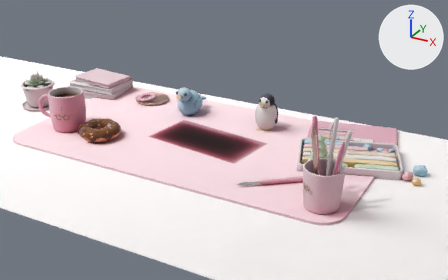
An edit to the glTF model public/labs/small-world/desk.glb, drawn before and after from the same camera.
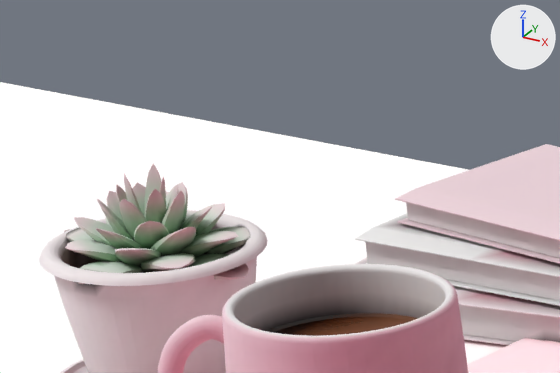
Old and new are each drawn whole from a 50 mm lens placed at (5.55, -19.78, 6.0), pointed at (0.34, -10.31, 1.27) and again close up on the part from 3% to 22% of the width and 17% to 37% of the height. Arrows for +X, +Y and +Z are at upper right; the lights stay in place. The first two pictures are the older version. Where no turn or scale is listed for an object, it has been applied to the vertices.

Script lines for the objects in view, before the commit:
```python
me_deskbaked = bpy.data.meshes.new('DeskBaked')
me_deskbaked.from_pydata(...)  # 40427 vertices, 79926 faces; spans x -4.43..4.05, y -12.16..-8.32, z 1.25..2.65
me_deskbaked.materials.append(mat_t81_baked)
me_deskgloss = bpy.data.meshes.new('DeskGloss')
me_deskgloss.from_pydata(...)  # 1735 vertices, 3244 faces; spans x -2.89..-1.38, y -11.76..-10.96, z 1.33..1.89
me_deskgloss.materials.append(mat_t81_gloss)
me_desksurface = bpy.data.meshes.new('DeskSurface')
me_desksurface.from_pydata(...)  # 92 vertices, 164 faces; spans x -14.5..14.5, y -14.2..-8.3, z 0.6..1.3
me_desksurface.materials.append(mat_t71_surface)
ob_deskbaked = bpy.data.objects.new('DeskBaked', me_deskbaked)
ob_deskbaked.location = (0.0, 0.0, 0.0)
ob_deskgloss = bpy.data.objects.new('DeskGloss', me_deskgloss)
ob_deskgloss.location = (0.0, 0.0, 0.0)
ob_desksurface = bpy.data.objects.new('DeskSurface', me_desksurface)
ob_desksurface.location = (0.0, 0.0, 0.0)
```
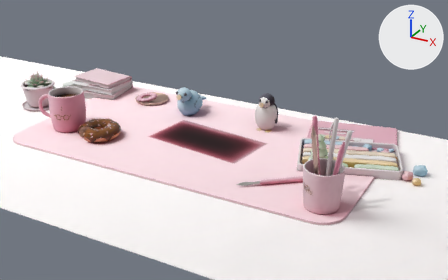
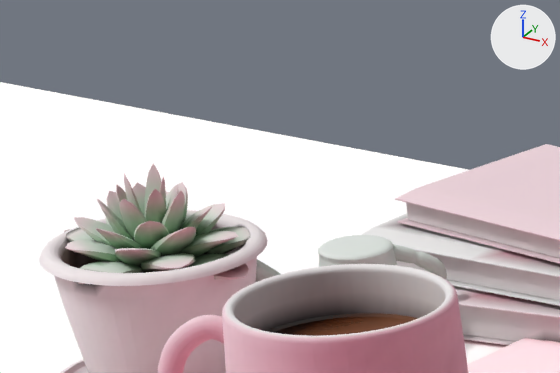
Where the change shows, as pixel boxes (x1, y1, x2, y2) in the close-ups (560 x 373 px):
'Can_B', added: after (256, 235, 447, 282)

The change, as a list of edits to the scene's bpy script:
```text
Add me_can_b:
    me_can_b.from_pydata(...)  # 1500 vertices, 3000 faces; spans x -0.266..0.159, y -0.433..0.267, z 0.0..0.404
    me_can_b.materials.append(mat_t81_baked)
Add ob_can_b:
    ob_can_b = bpy.data.objects.new('Can_B', me_can_b)
    ob_can_b.location = (-3.72, -10.03, 1.3)
```
